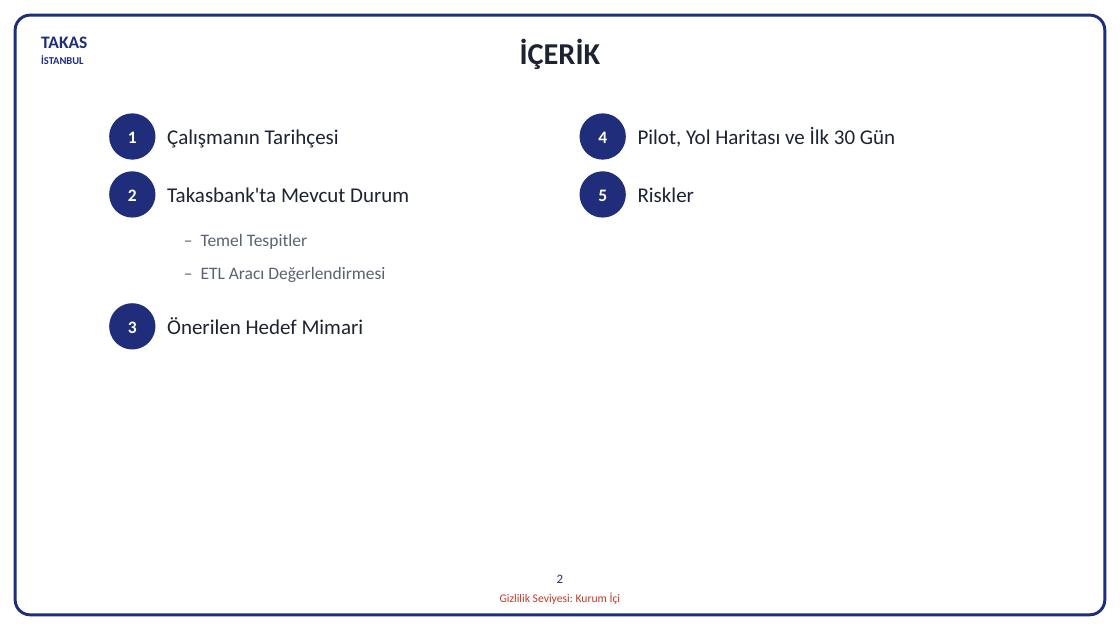
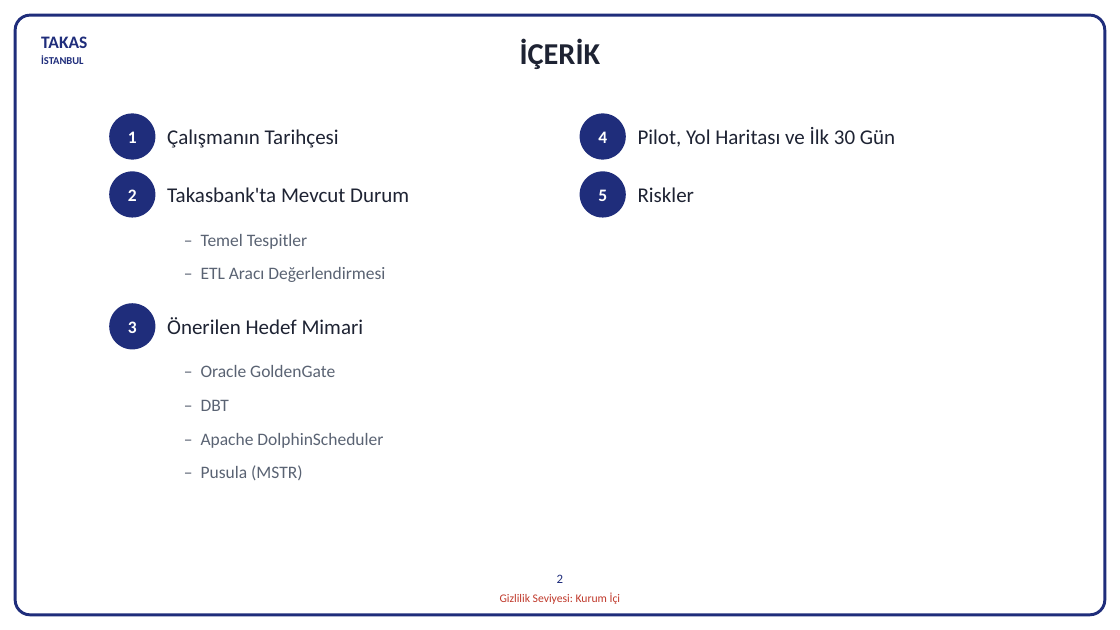
Before and after one commit to hanifidemirel0/Cursor-Projects, a slide deck: slide 2 of outputs/dwh-sunum-kasim-2026/5 - DWHSunum_Kasim2026.pptx. Drawn at 1120x630 pixels with LibreOffice and Linux fonts; fonts in the diff are those of the drawing. Boxes give left, top, right and bottom in pixels: in the first picture for what was removed or moved away, otherwise in the second. Text is boxed around its words. In the diff, an @@ line names an element or a change of style, - is before the commit and + after.

```diff
--- a/outputs/dwh-sunum-kasim-2026/5 - DWHSunum_Kasim2026.pptx
+++ b/outputs/dwh-sunum-kasim-2026/5 - DWHSunum_Kasim2026.pptx
@@ text added at bbox=[201, 365, 335, 377], 15 pt, text #5A6373 @@
+– Oracle GoldenGate
@@ text added at bbox=[201, 400, 229, 411], 15 pt, text #5A6373 @@
+– DBT
@@ text added at bbox=[201, 433, 383, 448], 15 pt, text #5A6373 @@
+– Apache DolphinScheduler
@@ text added at bbox=[201, 465, 302, 480], 15 pt, text #5A6373 @@
+– Pusula (MSTR)
```
Also in this commit, not shown: 3 other files.
